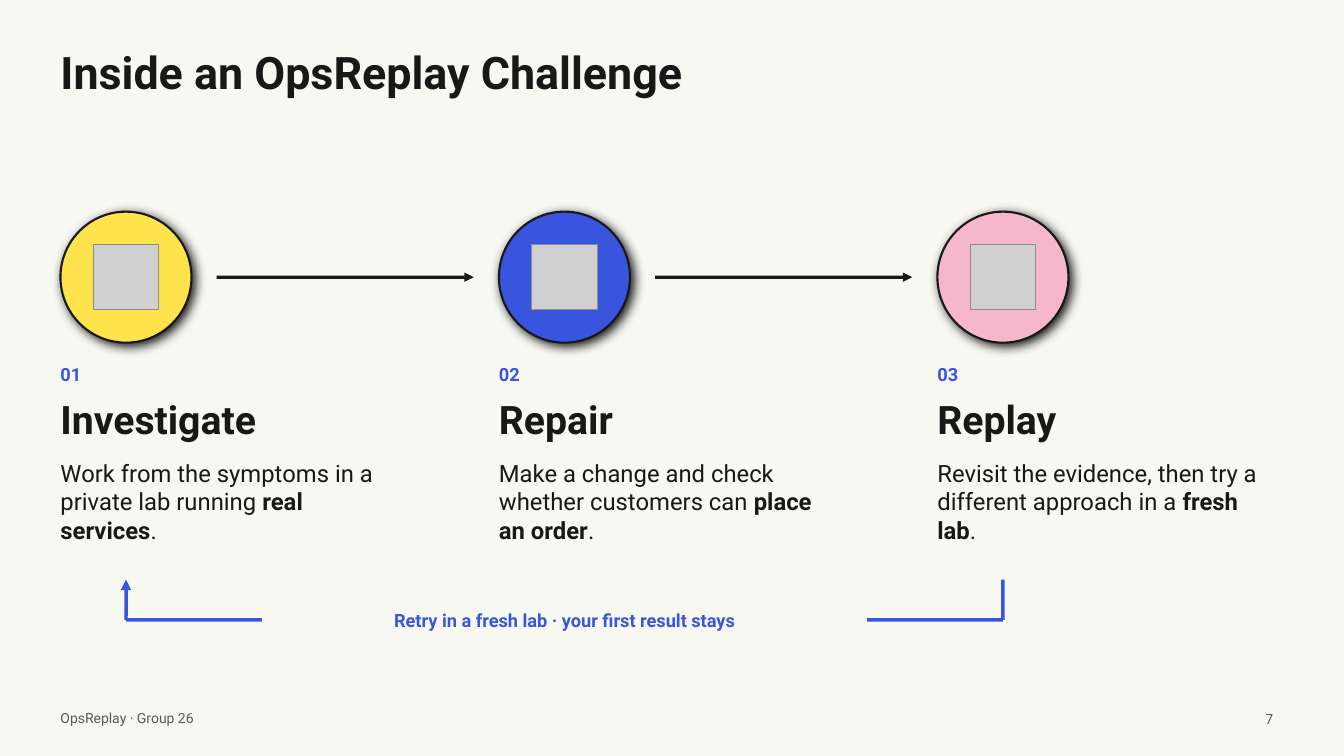
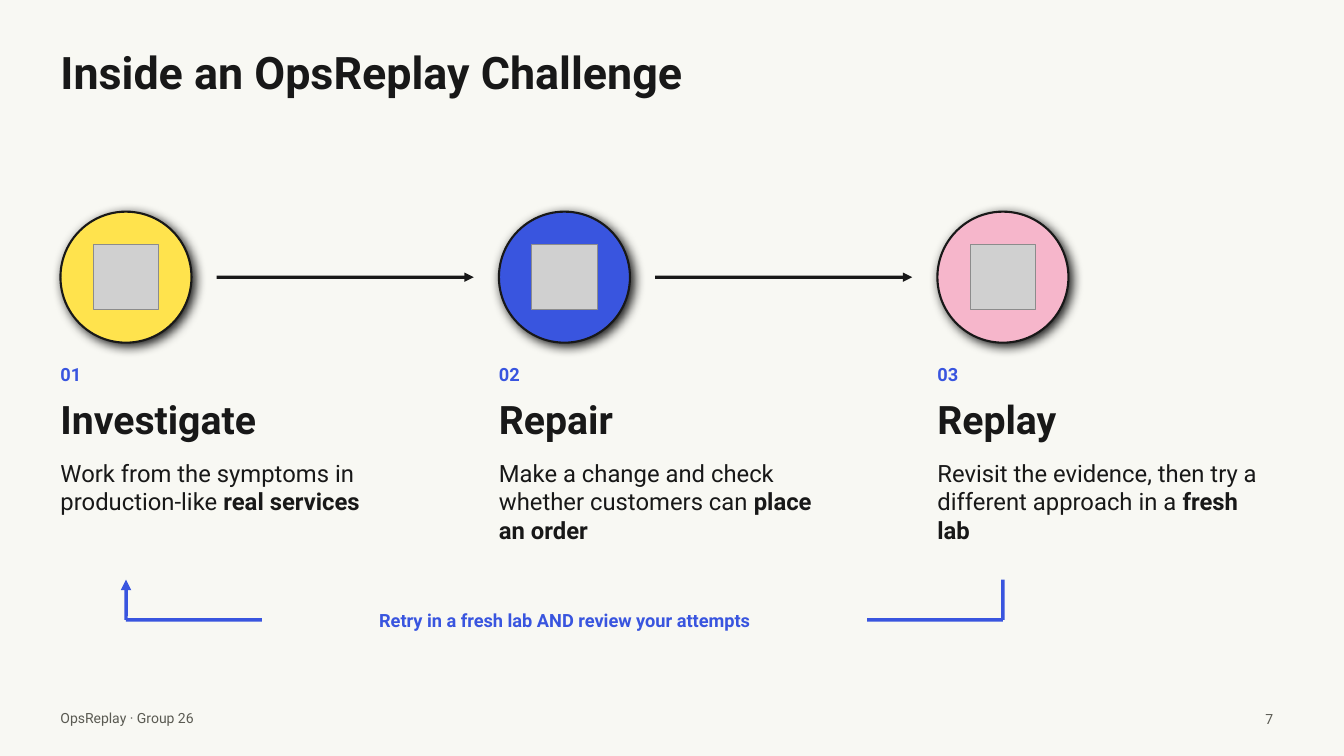
Before and after one commit to ehz0ah/OpsReplay, a slide deck: slide 7 of docs/reports/final/OpsReplay_Final_Presentation.pptx. Drawn at 1344x756 pixels with LibreOffice and Linux fonts; fonts in the diff are those of the drawing; grey boxes stand for pictures. Boxes give left, top, right and bottom in pixels: in the first picture for what was removed or moved away, otherwise in the second. Text is boxed around its words. In the diff, an @@ line names an element or a change of style, - is before the commit and + after.

```diff
--- a/docs/reports/final/OpsReplay_Final_Presentation.pptx
+++ b/docs/reports/final/OpsReplay_Final_Presentation.pptx
@@ text at <box>60,464,360,515</box>: text changed @@
-Work from the symptoms in a private lab running real services.
+Work from the symptoms in production-like real services
@@ text at <box>499,464,812,540</box>: text changed @@
-Make a change and check whether customers can place an order.
+Make a change and check whether customers can place an order
@@ text at <box>937,464,1257,540</box>: text changed @@
-Revisit the evidence, then try a different approach in a fresh lab.
+Revisit the evidence, then try a different approach in a fresh lab
@@ text at <box>379,613,750,631</box>: text changed @@
-Retry in a fresh lab · your first result stays
+Retry in a fresh lab AND review your attempts
```
Also in this commit, not shown: 9 other slides changed.
